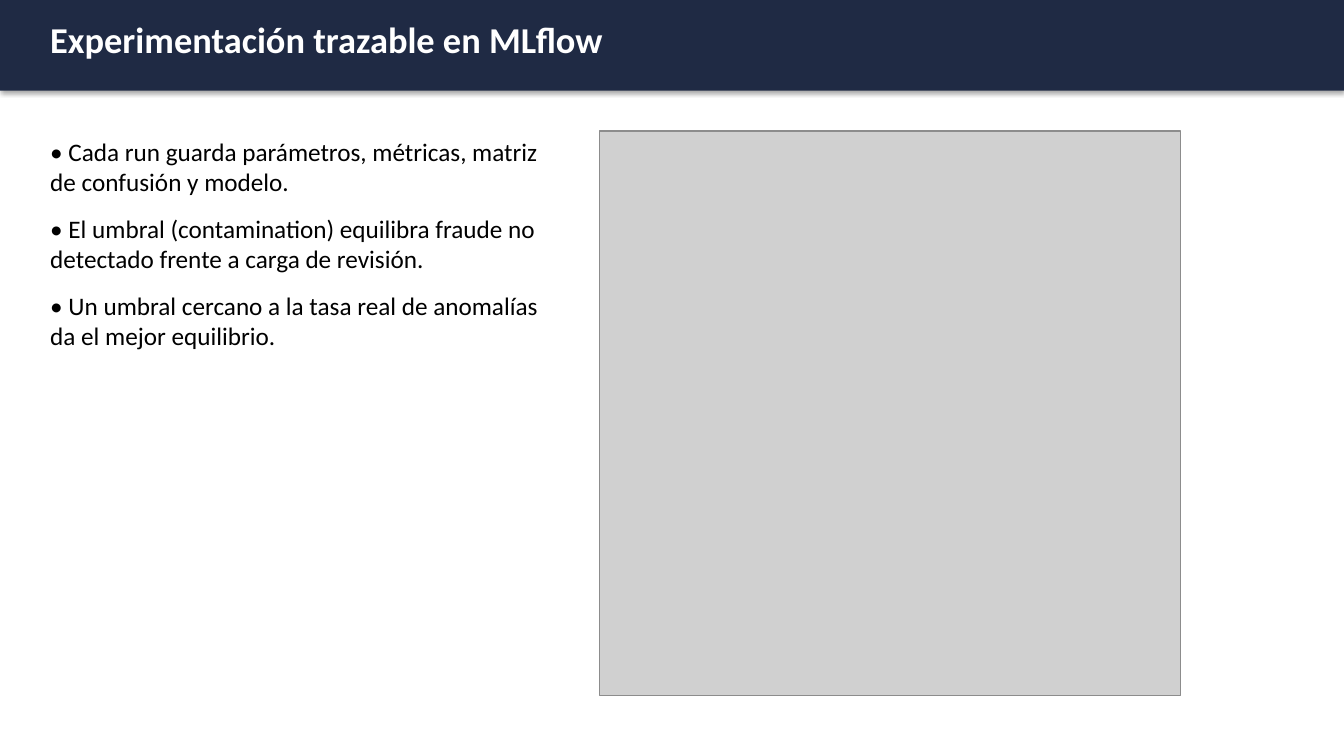
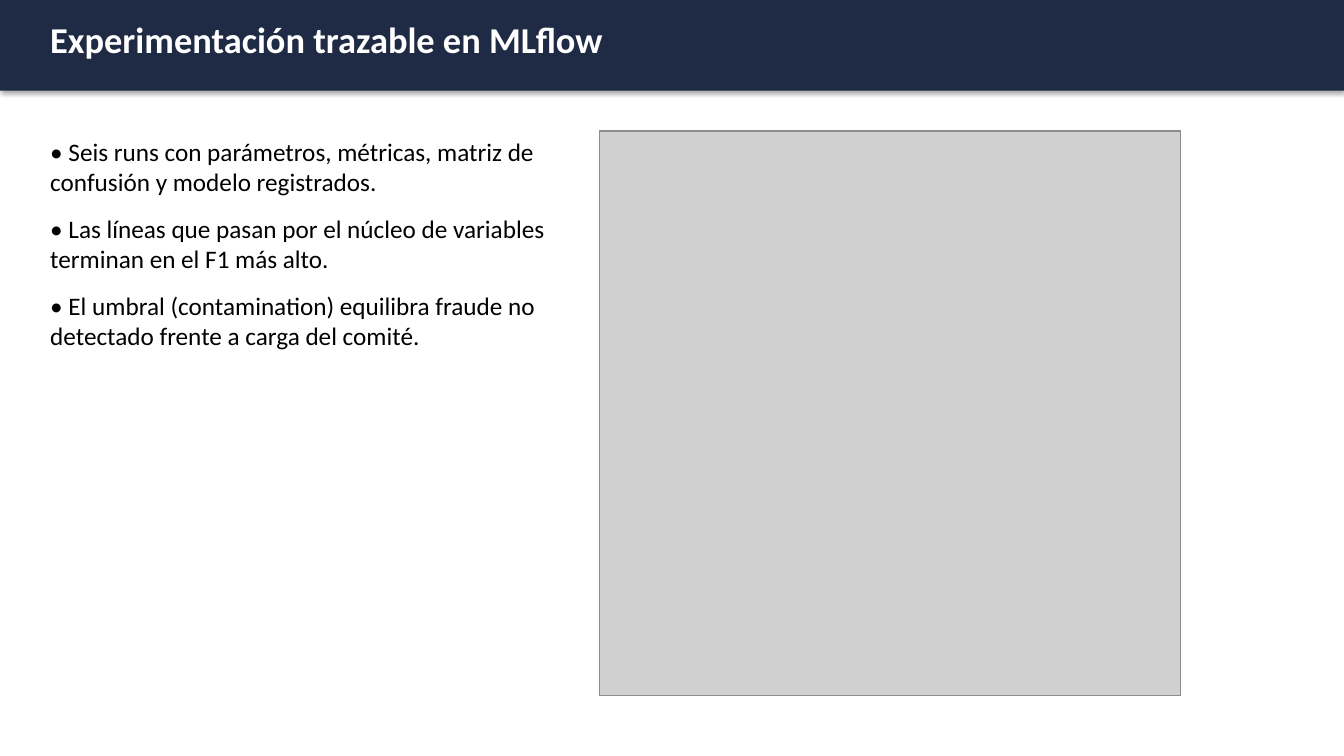
Before and after one commit to CesarPR30/Practica04, a slide deck: slide 4 of presentacion/presentacion_practica4.pptx. Drawn at 1344x756 pixels with LibreOffice and Linux fonts; fonts in the diff are those of the drawing; grey boxes stand for pictures. Boxes give left, top, right and bottom in pixels: in the first picture for what was removed or moved away, otherwise in the second. Text is boxed around its words. In the diff, an @@ line names an element or a change of style, - is before the commit and + after.

Commit message:
Regenera capturas, actualiza informe y presentación con el modelo mejorado; agrega index para GitHub Pages

```diff
--- a/presentacion/presentacion_practica4.pptx
+++ b/presentacion/presentacion_practica4.pptx
@@ text at (50,143,544,350): text changed @@
-• Cada run guarda parámetros, métricas, matriz de confusión y modelo.
-• El umbral (contamination) equilibra fraude no detectado frente a carga de revisión.
-• Un umbral cercano a la tasa real de anomalías da el mejor equilibrio.
+• Seis runs con parámetros, métricas, matriz de confusión y modelo registrados.
+• Las líneas que pasan por el núcleo de variables terminan en el F1 más alto.
+• El umbral (contamination) equilibra fraude no detectado frente a carga del comité.
```
Also in this commit, not shown: 4 other slides changed, 1 slide added, 19 other files.
